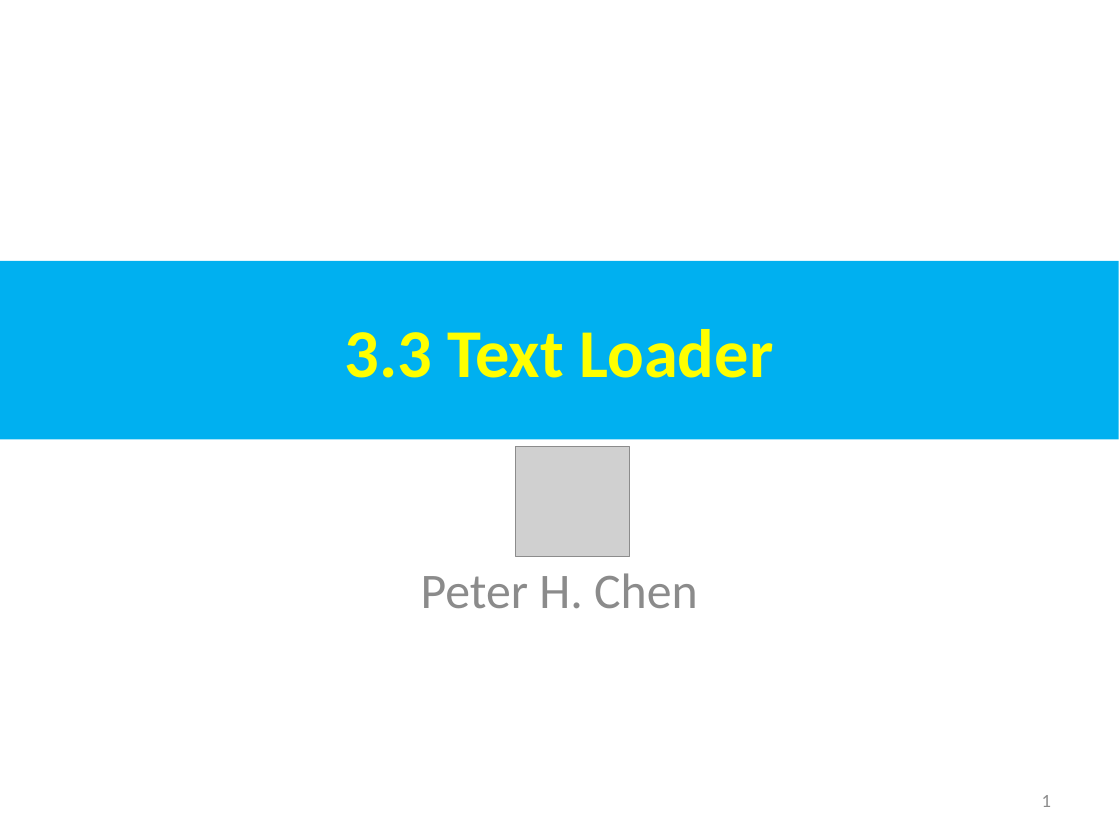
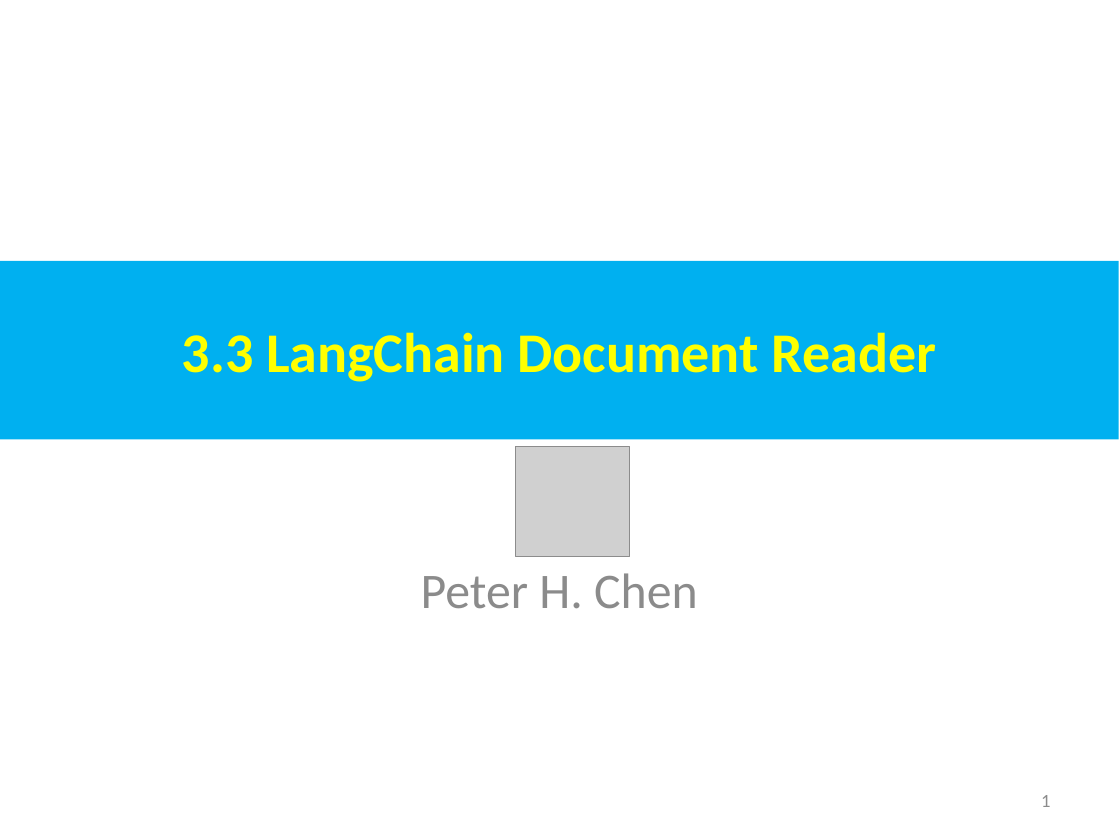
Before and after one commit to peterhchen/AIU_CS515_LLM, a slide deck: slide 1 of 810_LangChain_CB/003.00_03_Invest_Loader/001_Video/03.03_TextLoader.ppt. Drawn at 1120x840 pixels with LibreOffice and Linux fonts; fonts in the diff are those of the drawing; grey boxes stand for pictures. Boxes give left, top, right and bottom in pixels: in the first picture for what was removed or moved away, otherwise in the second. Text is boxed around its words. In the diff, an @@ line names an element or a change of style, - is before the commit and + after.

Commit message:
Stock/Investment chatbot App
1. Investment chatbot: Specification and Architecture
2. Similarity Semantic Search
3. LangChain Text reader, CSV, Unstructured URL Loader

```diff
--- a/810_LangChain_CB/003.00_03_Invest_Loader/001_Video/03.03_TextLoader.ppt
+++ b/810_LangChain_CB/003.00_03_Invest_Loader/001_Video/03.03_TextLoader.ppt
@@ text in rectangle at box(182, 332, 937, 382): text changed; size 44 to 36 pt @@
-3.3 Text Loader
+3.3 LangChain Document Reader
```
Also in this commit, not shown: 10 other slides changed, 14 slides added, 1 slide removed, 1 other file.
